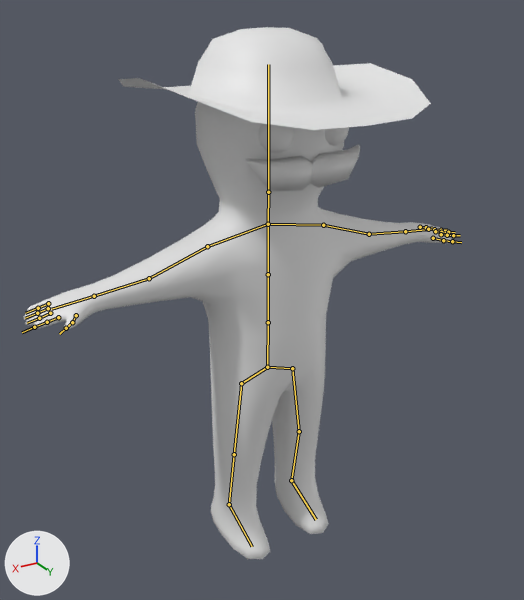
An edit to the FBX model Assets/meshes/robber mangl.fbx, drawn before and after from the same camera.
Before and after are seen from a camera (50 mm lens) standing at (1.98, 3.24, 3.21) and looking at (0.09, 0.08, 1.63). Every picture has the same lights, and +X, +Y and +Z are marked at lower left. The picture after the commit comes second. The bones that change, and the others that lie on the model, are drawn over the model as lines.

The first picture shows 'BODY', 'HAT', 'MUCHH'.
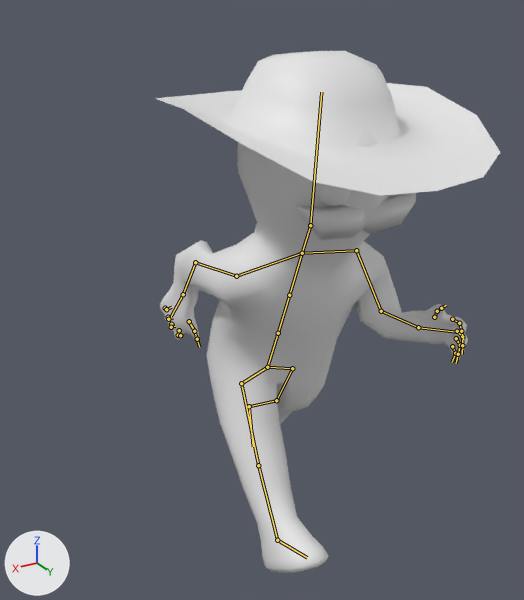
The newer file adds an action. The first version stands in its rest pose; the second is drawn at frame 1 of the action 'Armature|run'.

The edits, one by one:
Bone 'hip' (bone_hip) turns from (0, 0, 0) to (0, 0, -22) degrees about its own x, y and z.
Bone 'spine.003' (bone_spine_003) turns from (0, 0, 0) to (0, 0, 17) degrees about its own x, y and z.
Bone 'arm.L' (bone_arm_l) turns from (0, 0, 0) to (-56, -49, -17) degrees about its own x, y and z.
Bone 'forearm.L' (bone_forearm_l) turns from (0, 0, 0) to (-11, -19, -63) degrees about its own x, y and z.
Bone 'hand.L' (bone_hand_l) turns from (0, 0, 0) to (14, 26, 0) degrees about its own x, y and z.
Bone 'pinky.L' (bone_pinky_l) moves from (0.0, 0.0, 0.0) to (0.09, -0.03, -0.08).
Bone 'pinky.L' (bone_pinky_l) turns from (0, 0, 0) to (-42, -2, 5) degrees about its own x, y and z.
Bone 'pinky.L.001' (bone_pinky_l_001) turns from (0, 0, 0) to (-34, -5, 8) degrees about its own x, y and z.
Bone 'ring.L' (bone_ring_l) moves from (0.0, 0.0, 0.0) to (0.06, -0.01, -0.05).
Bone 'ring.L' (bone_ring_l) turns from (0, 0, 0) to (-35, -2, 5) degrees about its own x, y and z.
Bone 'ring.L.001' (bone_ring_l_001) turns from (0, 0, 0) to (-34, -5, 8) degrees about its own x, y and z.
Bone 'middel.L' (bone_middel_l) moves from (0.0, 0.0, 0.0) to (0.0, 0.0, -0.01).
Bone 'middel.L' (bone_middel_l) turns from (0, 0, 0) to (-27, -3, 3) degrees about its own x, y and z.
Bone 'middel.L.001' (bone_middel_l_001) turns from (0, 0, 0) to (-34, -5, 8) degrees about its own x, y and z.
Bone 'index.L' (bone_index_l) moves from (0.0, 0.0, 0.0) to (0.0, 0.02, 0.02).
Bone 'index.L' (bone_index_l) turns from (0, 0, 0) to (-16, -3, 0) degrees about its own x, y and z.
Bone 'index.L.001' (bone_index_l_001) turns from (0, 0, 0) to (-34, -5, 8) degrees about its own x, y and z.
Bone 'thumb.L' (bone_thumb_l) turns from (0, 0, 0) to (-9, -16, 1) degrees about its own x, y and z.
Bone 'arm.R' (bone_arm_r) turns from (0, 0, 0) to (-42, -56, -35) degrees about its own x, y and z.
Bone 'forearm.R' (bone_forearm_r) turns from (0, 0, 0) to (-15, 16, 49) degrees about its own x, y and z.
Bone 'hand.R' (bone_hand_r) turns from (0, 0, 0) to (14, -26, 0) degrees about its own x, y and z.
Bone 'pinky.R' (bone_pinky_r) moves from (0.0, 0.0, 0.0) to (-0.09, -0.03, -0.08).
Bone 'pinky.R' (bone_pinky_r) turns from (0, 0, 0) to (-42, 2, -5) degrees about its own x, y and z.
Bone 'pinky.R.001' (bone_pinky_r_001) turns from (0, 0, 0) to (-34, 5, -8) degrees about its own x, y and z.
Bone 'ring.R' (bone_ring_r) moves from (0.0, 0.0, 0.0) to (-0.06, -0.01, -0.05).
Bone 'ring.R' (bone_ring_r) turns from (0, 0, 0) to (-35, 2, -5) degrees about its own x, y and z.
Bone 'ring.R.001' (bone_ring_r_001) turns from (0, 0, 0) to (-34, 5, -8) degrees about its own x, y and z.
Bone 'middel.R' (bone_middel_r) moves from (0.0, 0.0, 0.0) to (0.0, 0.0, -0.01).
Bone 'middel.R' (bone_middel_r) turns from (0, 0, 0) to (-27, 3, -3) degrees about its own x, y and z.
Bone 'middel.R.001' (bone_middel_r_001) turns from (0, 0, 0) to (-34, 5, -8) degrees about its own x, y and z.
Bone 'index.R' (bone_index_r) moves from (0.0, 0.0, 0.0) to (0.0, 0.02, 0.02).
Bone 'index.R' (bone_index_r) turns from (0, 0, 0) to (-16, 3, 0) degrees about its own x, y and z.
Bone 'index.R.001' (bone_index_r_001) turns from (0, 0, 0) to (-34, 5, -8) degrees about its own x, y and z.
Bone 'thumb.R' (bone_thumb_r) turns from (0, 0, 0) to (-9, 16, -1) degrees about its own x, y and z.
Bone 'thigh.L' (bone_thigh_l) turns from (0, 0, 0) to (1, 4, 35) degrees about its own x, y and z.
Bone 'shin.L' (bone_shin_l) turns from (0, 0, 0) to (0, 0, 11) degrees about its own x, y and z.
Bone 'shin.L.001' (bone_shin_l_001) turns from (0, 0, 0) to (0, 0, 12) degrees about its own x, y and z.
Bone 'thigh.R' (bone_thigh_r) turns from (0, 0, 0) to (2, 4, 38) degrees about its own x, y and z.
Bone 'shin.R.001' (bone_shin_r_001) turns from (0, 0, 0) to (0, 0, 3) degrees about its own x, y and z.

Pixel boxes [x1, y1, x2, y2] of what changed, in the pictures (524 x 600 px):
'BODY', posed (29% narrower): before [23, 102, 455, 559]; after [160, 126, 468, 573]
'HAT', posed (10% wider, 40% taller): before [118, 27, 431, 130]; after [156, 51, 500, 196]
'MUCHH', posed: before [245, 145, 360, 191]; after [296, 193, 416, 240]
bone 'hip', root to tip: before (267, 367) to (268, 322); after (267, 367) to (278, 333)
bone 'spine.003', root to tip: before (268, 192) to (268, 64); after (310, 225) to (321, 92)
bone 'arm.L', root to tip: before (323, 225) to (369, 234); after (356, 250) to (381, 311)
bone 'forearm.L', root to tip: before (369, 234) to (405, 231); after (381, 311) to (418, 327)
bone 'hand.L', root to tip: before (405, 231) to (432, 229); after (418, 327) to (456, 332)
bone 'pinky.L', root to tip: before (420, 227) to (426, 227); after (452, 346) to (455, 353)
bone 'pinky.L.001', root to tip: before (426, 227) to (432, 228); after (455, 353) to (452, 362)
bone 'ring.L', root to tip: before (428, 229) to (434, 229); after (456, 338) to (460, 345)
bone 'ring.L.001', root to tip: before (434, 229) to (441, 230); after (460, 345) to (458, 354)
bone 'middel.L', root to tip: before (435, 231) to (441, 232); after (457, 331) to (462, 336)
bone 'middel.L.001', root to tip: before (441, 232) to (448, 232); after (462, 336) to (462, 345)
bone 'index.L', root to tip: before (441, 234) to (447, 235); after (452, 319) to (459, 323)
bone 'index.L.001', root to tip: before (447, 235) to (453, 235); after (459, 323) to (461, 331)
bone 'thumb.L', root to tip: before (433, 238) to (443, 240); after (434, 317) to (437, 311)
bone 'arm.R', root to tip: before (207, 246) to (149, 278); after (236, 276) to (195, 262)
bone 'forearm.R', root to tip: before (149, 278) to (94, 296); after (195, 262) to (183, 294)
bone 'hand.R', root to tip: before (94, 296) to (51, 309); after (183, 294) to (168, 321)
bone 'pinky.R', root to tip: before (48, 303) to (38, 308); after (165, 308) to (166, 309)
bone 'pinky.R.001', root to tip: before (38, 308) to (25, 313); after (166, 309) to (171, 307)
bone 'ring.R', root to tip: before (48, 308) to (37, 313); after (168, 317) to (168, 319)
bone 'ring.R.001', root to tip: before (37, 313) to (25, 318); after (168, 319) to (173, 317)
bone 'middel.R', root to tip: before (50, 313) to (39, 318); after (171, 324) to (171, 327)
bone 'middel.R.001', root to tip: before (39, 318) to (27, 323); after (171, 327) to (175, 326)
bone 'index.R', root to tip: before (58, 317) to (47, 322); after (179, 330) to (178, 335)
bone 'index.R.001', root to tip: before (47, 322) to (34, 327); after (178, 335) to (180, 335)
bone 'thumb.R', root to tip: before (76, 315) to (72, 322); after (189, 321) to (194, 331)
bone 'thigh.L', root to tip: before (292, 368) to (299, 431); after (292, 368) to (276, 400)
bone 'shin.L', root to tip: before (299, 431) to (291, 480); after (276, 400) to (249, 406)
bone 'shin.L.001', root to tip: before (291, 480) to (316, 519); after (249, 406) to (253, 446)
bone 'thigh.R', root to tip: before (241, 383) to (234, 454); after (241, 383) to (258, 465)
bone 'shin.R.001', root to tip: before (229, 504) to (252, 546); after (277, 540) to (307, 557)
